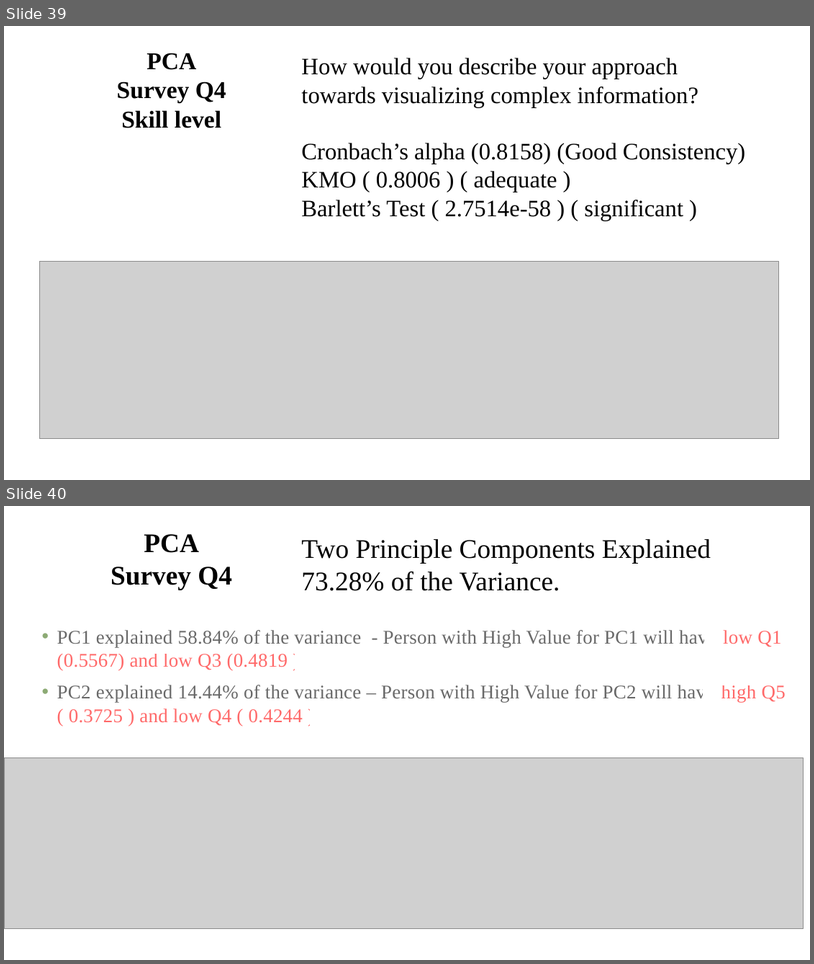
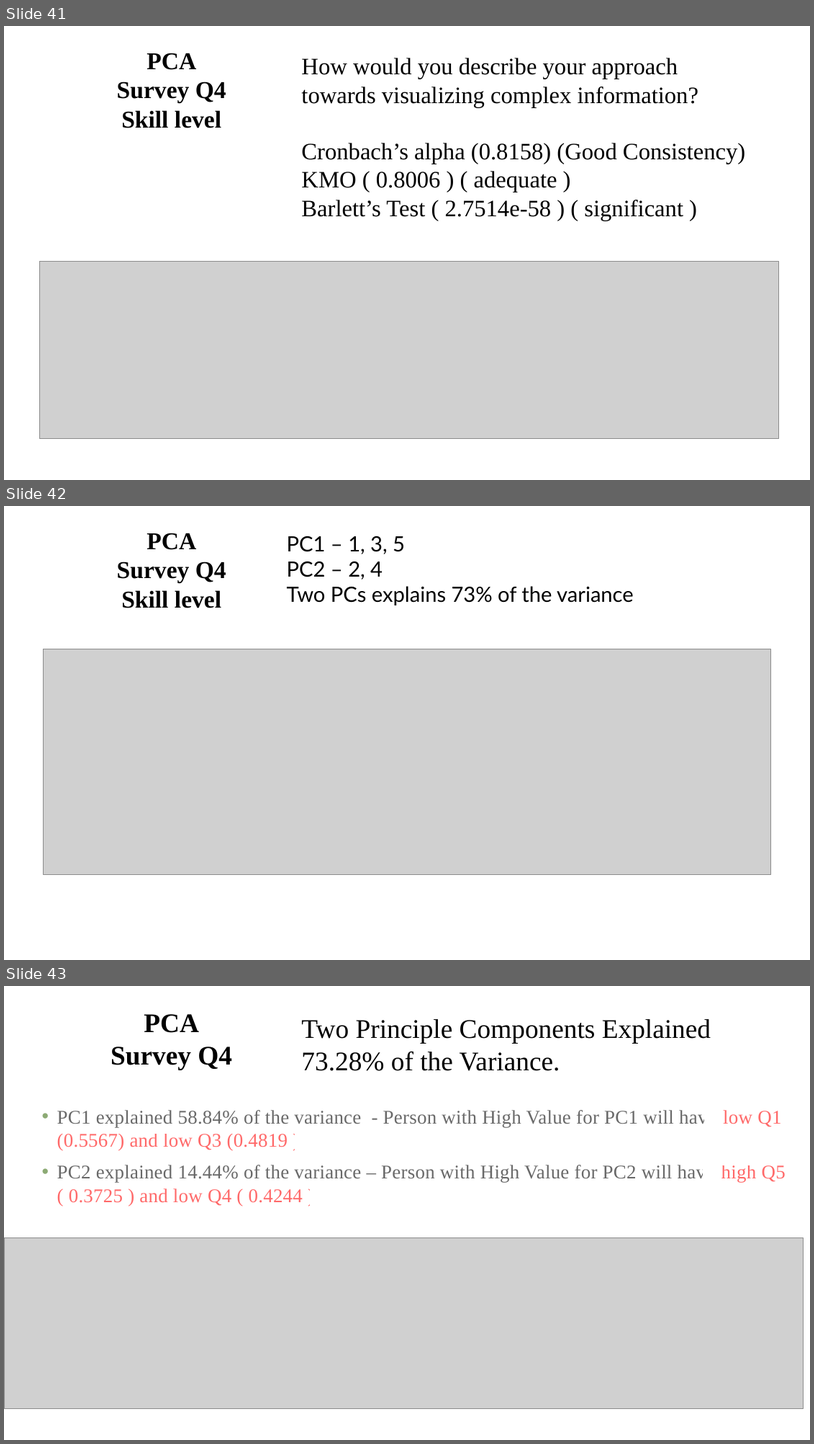
Before and after one commit to ironhacks/spring-2017-analysis, a slide deck: surveys/survey_analysis_and_pca_theory.pptx. Shown one above the other, each under a label of ours: slides 39 and 40 before the commit, slides 41, 42 and 43 after it. The pictures are 814x964 and 814x1444 pixels, drawn with LibreOffice and Linux fonts; fonts in the diff are those of the drawing; grey boxes stand for pictures. Boxes give left, top, right and bottom in pixels: in the first picture for what was removed or moved away, otherwise in the second. Text is boxed around its words. In the diff, an @@ line names an element or a change of style, - is before the commit and + after.

```diff
--- a/surveys/survey_analysis_and_pca_theory.pptx
+++ b/surveys/survey_analysis_and_pca_theory.pptx
@@ slide 42 added at box(4, 506, 810, 960), background #FFFFFF @@
@@ title added at box(117, 533, 226, 608), 28.8 pt, text #000000, bold @@
+PCA
+Survey Q4
+Skill level
@@ text added at box(287, 536, 634, 605), 25 pt, text #000000 @@
+PC1 – 1, 3, 5
+PC2 – 2, 4
+Two PCs explains 73% of the variance
@@ picture added at box(44, 649, 771, 875) @@
@@ what was slide 39 is now slide 41 @@
@@ what was slide 40 is now slide 43 @@
```
Also in this commit, not shown: 1 slide changed, 3 other slides added, 3 other files.
